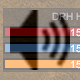
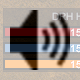
Layered file, before and after one edit (80x80). Changes by layer:
"healthbar_icon.png": opacity 50% → 33% over [0, 0, 80, 80]
